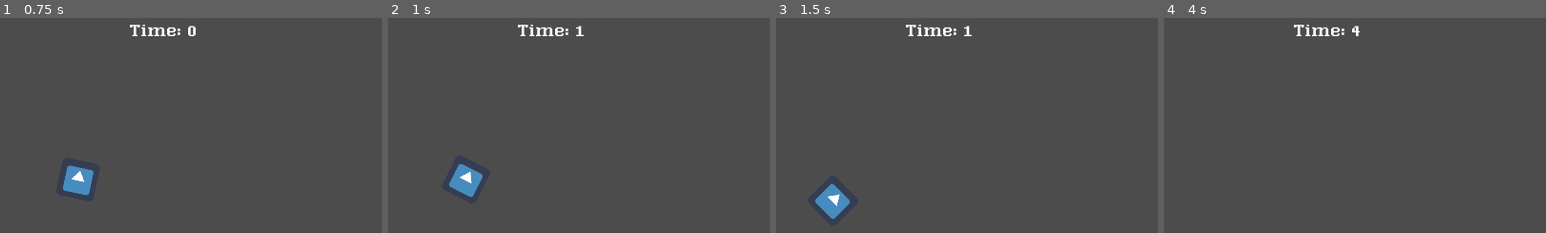
Above: before the commit, frames 1-4 (left to right).
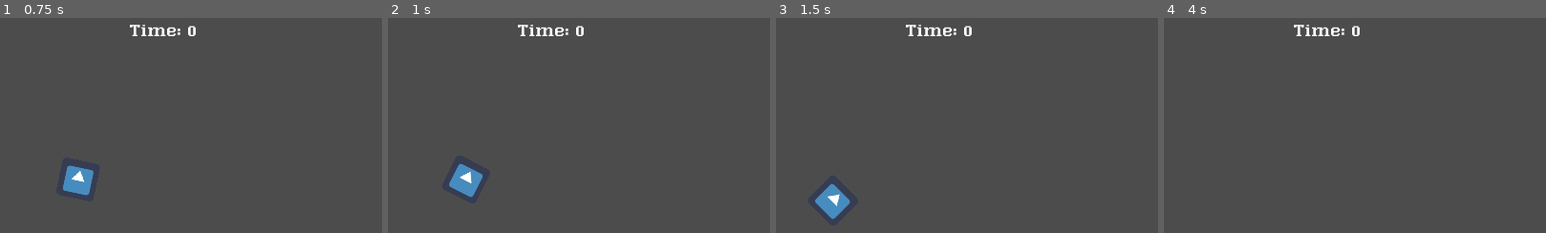
Above: after the commit, the same moments.

Repository: EmilBert/Harvest
Game: Godot game, scene res://World.tscn
The game is run twice, just before and just after one commit, with the same random seed, the same clock (stepped at 60 frames per second) and the same inputs. The engine's default icon, where the game draws it, is replaced by a stand-in: a white triangle on a blue panel in a dark square.
Inputs:
- Up to frame 1 (0.75 s): tap Enter at 0.5 s; hold Right (ui_right) from 0.53 s (still down); hold Space (ui_select) from 0.53 s (still down)
- Up to frame 2 (1 s): keep holding Right (ui_right); keep holding Space (ui_select)
- Up to frame 3 (1.5 s): release Right (ui_right) at 1.28 s; release Space (ui_select) at 1.28 s; hold Down (ui_down) from 1.28 s (still down); tap Space (ui_select) at 1.35 s
- Up to frame 4 (4 s): tap Space (ui_select) at 1.52, 1.82, 2.85, 3.02, 3.32 s; release Down (ui_down) at 2.03 s; hold Right (ui_right) 2.03-2.78 s; hold Space (ui_select) 2.03-2.78 s; hold Up (ui_up) 2.78-3.53 s; hold Left (ui_left) from 3.53 s (still down); hold Space (ui_select) from 3.53 s (still down)
The pictures show only the part of the screen within x 30-80%, y 6-56%; the shares and areas given below are measured in that part.

Frame 1 is identical in both runs. In frame 2, less than 0.1% of the frame differs, in the area x 49-52%, y 3-9%; in frame 3, less than 0.1%; in frame 4, less than 0.1%.

Commit message:
Added reset function to clock

Diff:
--- a/Clock.gd
+++ b/Clock.gd
@@ -1,19 +1,35 @@
 extends Node2D
 
-var displayValue = 0
+var value = 0
 onready var timer: Timer = get_node("Timer")
 
 
+# Init
 func _ready() -> void:
 	timer.set_wait_time(1)
 	timer.start()
 	_updateTimer()
 
 
+# Timer timeout happens every timer tick
 func _on_Timer_timeout():
-	displayValue += 1
+	value += 1
 	_updateTimer()
 
 
 func _updateTimer():
-	$Control/RichTextLabel.bbcode_text = "[center] Time: " + str(displayValue)
+	$Control/RichTextLabel.bbcode_text = "[center] Time: " + str(value)
+
+
+func _resetTimer():
+	if Input.is_action_pressed("ui_select"):
+		timer.stop()
+		value = 0
+		_updateTimer()
+		timer.start()
+
+
+# Helper function to reset timer. This should not be used in the actual game.
+func _input(event):
+	if event.is_action_pressed("ui_select"):
+		_resetTimer()
